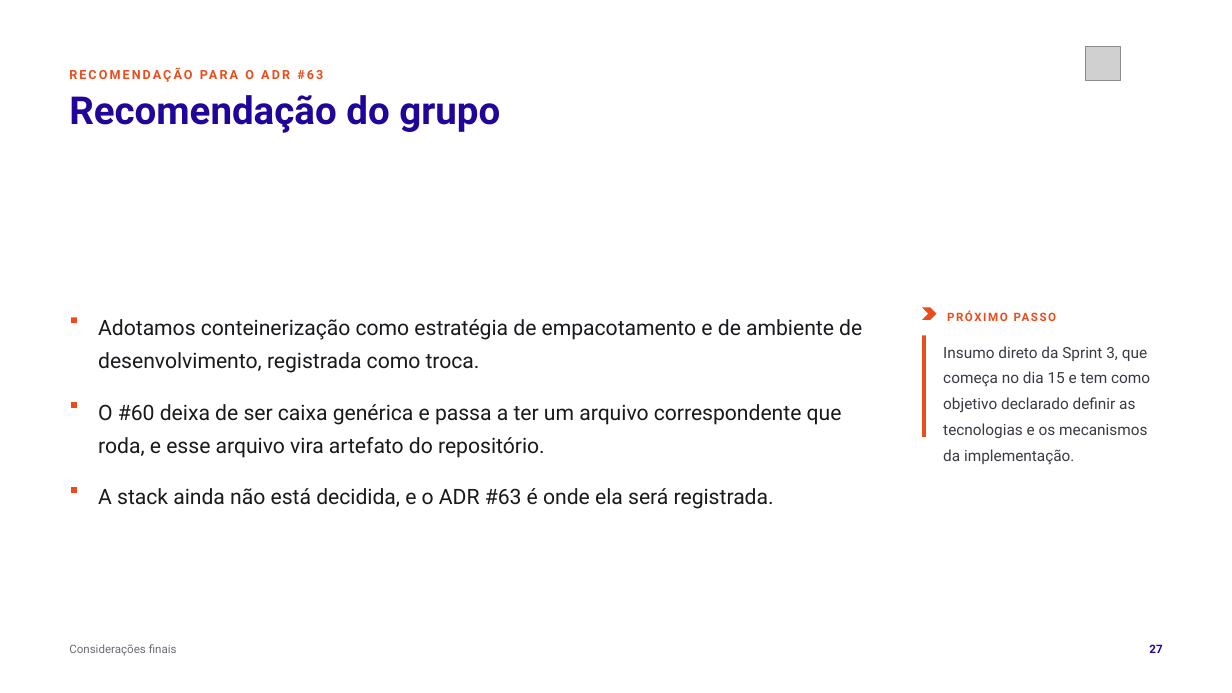
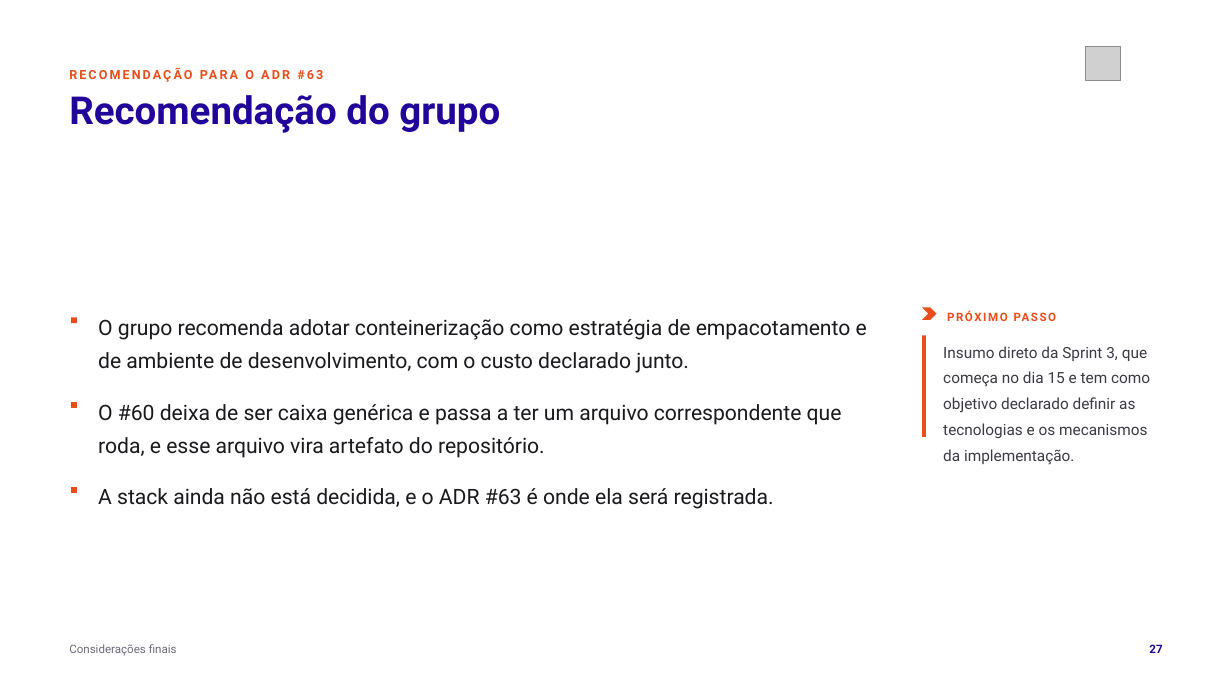
Before and after one commit to tcpassos/invite-app, a slide deck: slide 27 of trabalhos/T1-Docker-Invite-People.pptx. Drawn at 1232x693 pixels with LibreOffice and Linux fonts; fonts in the diff are those of the drawing; grey boxes stand for pictures. Boxes give left, top, right and bottom in pixels: in the first picture for what was removed or moved away, otherwise in the second. Text is boxed around its words. In the diff, an @@ line names an element or a change of style, - is before the commit and + after.

```diff
--- a/trabalhos/T1-Docker-Invite-People.pptx
+++ b/trabalhos/T1-Docker-Invite-People.pptx
@@ text at (98,319,867,373): text changed @@
-Adotamos conteinerização como estratégia de empacotamento e de ambiente de desenvolvimento, registrada como troca.
+O grupo recomenda adotar conteinerização como estratégia de empacotamento e de ambiente de desenvolvimento, com o custo declarado junto.
```
Also in this commit, not shown: 8 other slides changed, 11 other files.
